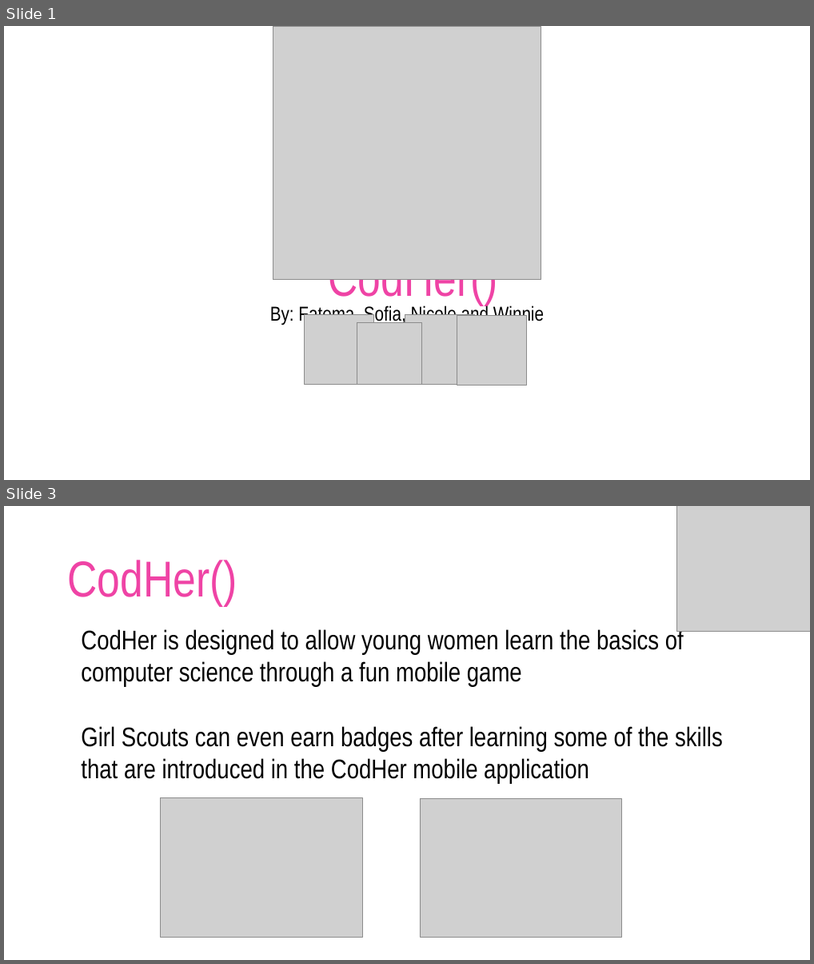
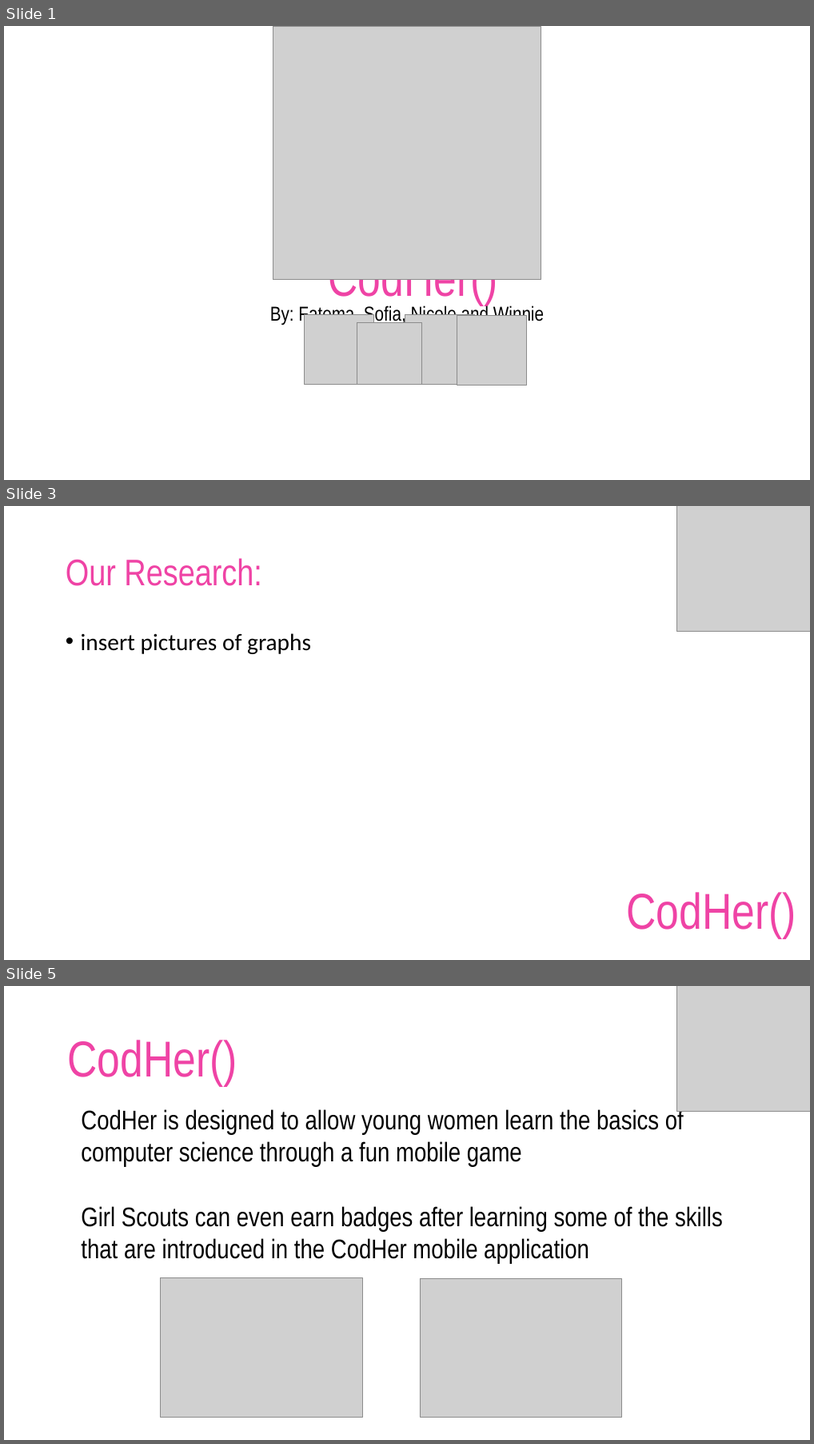
Before and after one commit to dashn98/SheInnovates19, a slide deck: SheInnovates19 Presentation.pptx. Shown one above the other, each under a label of ours: slides 1 and 3 before the commit, slides 1, 3 and 5 after it; the slides between them are not shown. The pictures are 814x964 and 814x1444 pixels, drawn with LibreOffice and Linux fonts; fonts in the diff are those of the drawing; grey boxes stand for pictures; background and template pictures are left out. Boxes give left, top, right and bottom in pixels: in the first picture for what was removed or moved away, otherwise in the second. Text is boxed around its words. In the diff, an @@ line names an element or a change of style, - is before the commit and + after.

```diff
--- a/SheInnovates19 Presentation.pptx
+++ b/SheInnovates19 Presentation.pptx
@@ slide 3 added at <box>4,506,810,960</box>, background picture (left out) @@
@@ picture added at <box>678,506,810,632</box> @@
@@ title added at <box>66,558,262,586</box>, 44 pt, text #EF43A5 @@
+Our Research:
@@ text added at <box>81,633,311,654</box>, 28 pt, text #000000 @@
+• insert pictures of graphs
@@ text added at <box>626,892,796,937</box>, 60 pt, text #EF43A5 @@
+CodHer()
@@ what was slide 3 is now slide 5 @@
```
Also in this commit, not shown: 3 slides changed, 2 other slides added, 1 other file.
